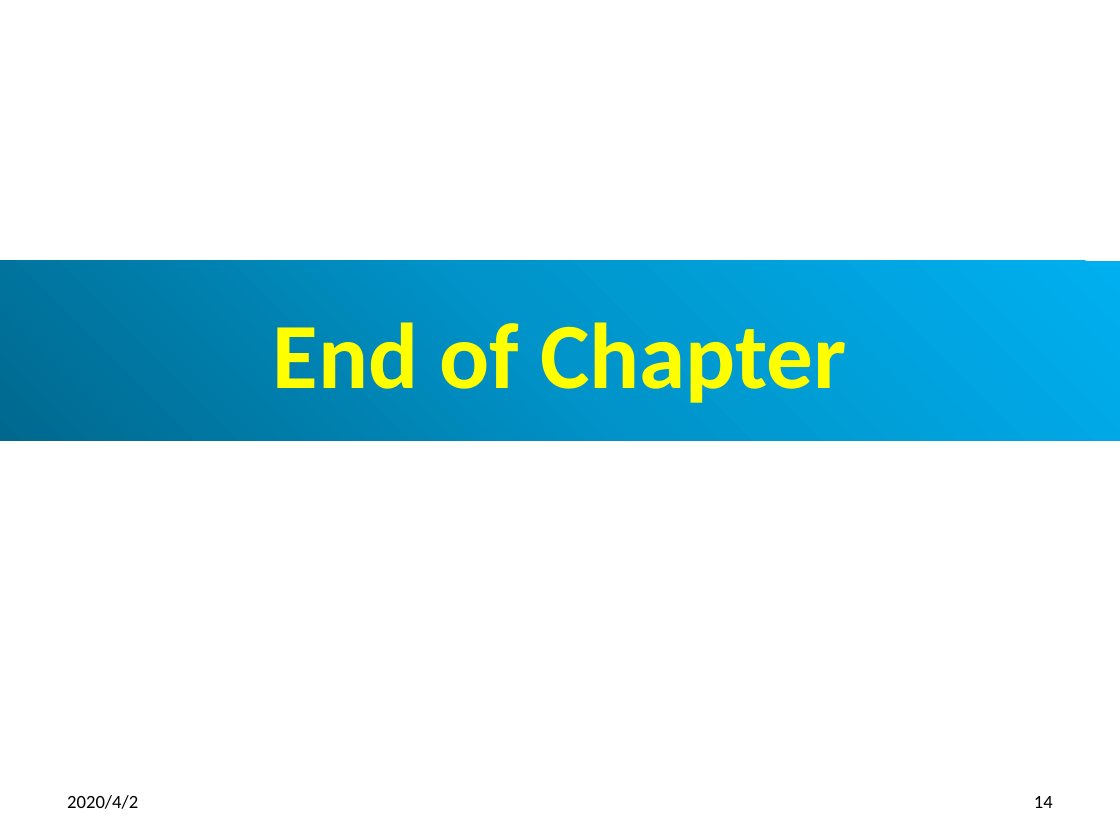
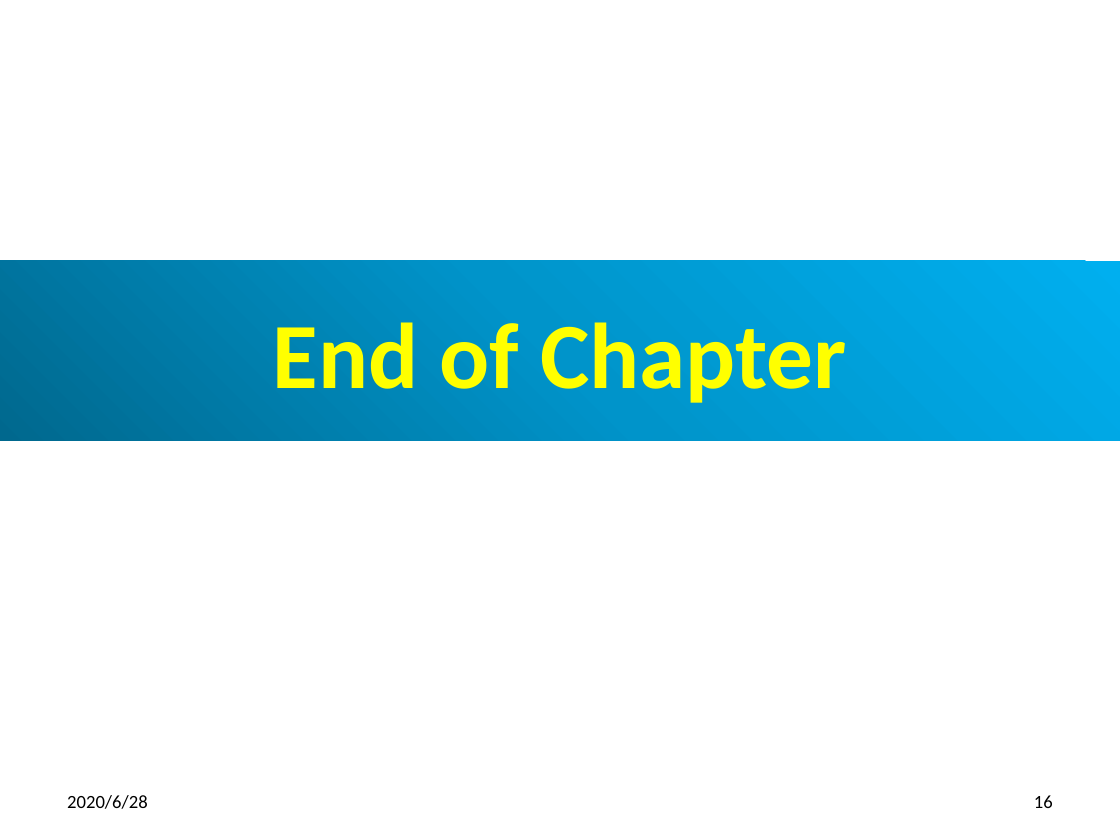
Before and after one commit to peterhchen/800-React-Hook, a slide deck: slide 16 of 12_Destruct.pptx (slide 14 before the commit). Drawn at 1120x840 pixels with LibreOffice and Linux fonts; fonts in the diff are those of the drawing. Boxes give left, top, right and bottom in pixels: in the first picture for what was removed or moved away, otherwise in the second. Text is boxed around its words. In the diff, an @@ line names an element or a change of style, - is before the commit and + after.

```diff
--- a/12_Destruct.pptx
+++ b/12_Destruct.pptx
@@ text at (67,795,148,809): text changed @@
-2020/4/2
+2020/6/28
@@ page number at (1034,795,1053,808): text changed @@
-14
+16
```
Also in this commit, not shown: 13 other slides changed, 2 slides added.
